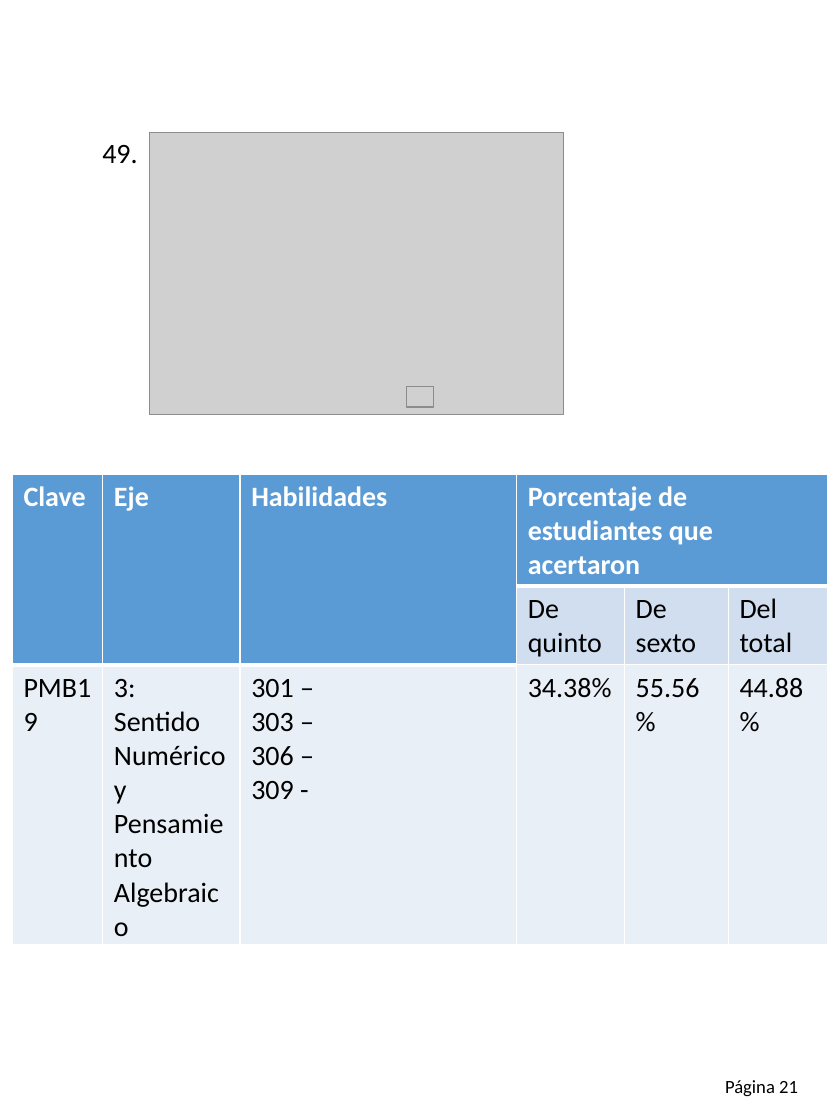
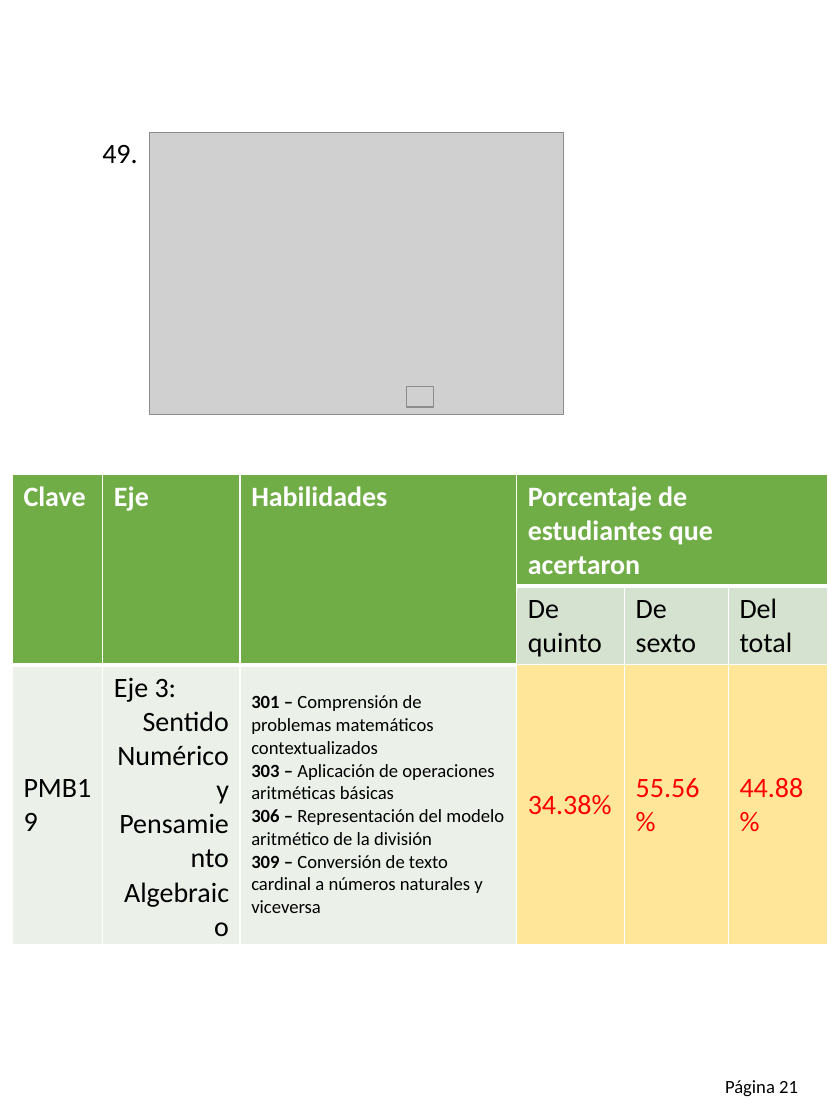
Before and after one commit to Adrifelcha/afchavez-019, a slide deck: slide 54 of Lancaster/Reporte_02_Q-Preliminar/Info_per_Item.pptx (slide 53 before the commit). Drawn at 840x1120 pixels with LibreOffice and Linux fonts; fonts in the diff are those of the drawing; grey boxes stand for pictures. Boxes give left, top, right and bottom in pixels: in the first picture for what was removed or moved away, otherwise in the second. Text is boxed around its words. In the diff, an @@ line names an element or a change of style, - is before the commit and + after.

```diff
--- a/Lancaster/Reporte_02_Q-Preliminar/Info_per_Item.pptx
+++ b/Lancaster/Reporte_02_Q-Preliminar/Info_per_Item.pptx
@@ table at (12, 474, 829, 917) @@
-row 3, column 2: 3: / Sentido Numérico y Pensamiento Algebraico
+row 3, column 2: Eje 3: / Sentido Numérico y Pensamiento Algebraico
-row 3, column 3: 301 – / 303 – / 306 – / 309 -
+row 3, column 3: 301 – Comprensión de problemas matemáticos contextualizados / 303 – Aplicación de operaciones aritméticas básicas / 306 – Representación del modelo aritmético de la división / 309 – Conversión de texto cardinal a números naturales y viceversa
@@ fill #5B9BD5 to #70AD47 in 4 cells @@
@@ fill #D2DEEF to #D5E3CF in 3 cells @@
@@ fill #EAEFF7 to #EBF1E9 in 3 cells @@
@@ fill #EAEFF7 to #FFE699 in 3 cells @@
@@ text colour #000000 to #FF0000 in "34.38%", "55.56%", "44.88%" @@
```
Also in this commit, not shown: 45 other slides changed, 1 slide added, 3 other files.
